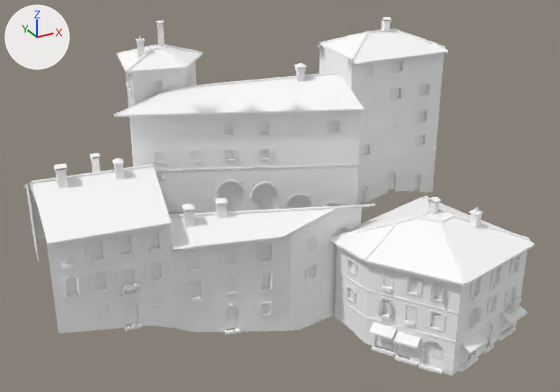
A saved change to the glTF model games/yorimichi/assets/belmonte/meshes/SM_BM_BT_blk_04.glb.
Both versions are drawn from a 50 mm camera at (-35.3, -66.1, 46.1) aimed at (0.7, -0.7, 13.4). Arrows for +X, +Y and +Z are at upper left; the lights stay in place. The older version comes first. Vertices at exactly the same position are counted once.

Objects in the first picture: 'SM_BM_BT_blk_04'.
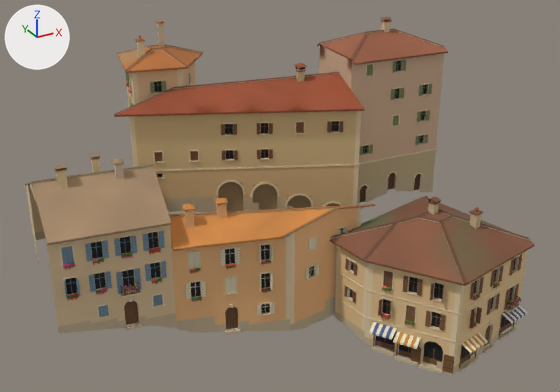
Scene script edits in JSON lines:
```json
{"block": "me_sm_bt_blk_04", "where": "me_sm_bt_blk_04.from_pydata(...)  # 21068 vertices, 24090 faces; spans x -23.9..24.0, y -19.9..19.9, z -0.8..29.4"}
{"block": "me_sm_bt_blk_04", "where": "# used by ob_sm_bm_bt_blk_04; location = (0.0, 0.0, 0.0)"}
{"block": "me_sm_bt_blk_04", "change": "me_sm_bt_blk_04 part 1: 24090 faces centred in x -23.8..24.0, y -19.8..19.9, z -0.7..29.4 are repainted in the vertex colours; the middle colour goes from white #ffffff to beige #d0b08c"}
```

What differs and where, as boxes (x1, y1, x2, y2) in the pictures (560 x 392 px):
```json
{"part": 1, "of": "me_sm_bt_blk_04", "change": "recoloured", "before": [24, 17, 535, 376], "after": [24, 17, 535, 376], "on screen": "white to beige"}
```
